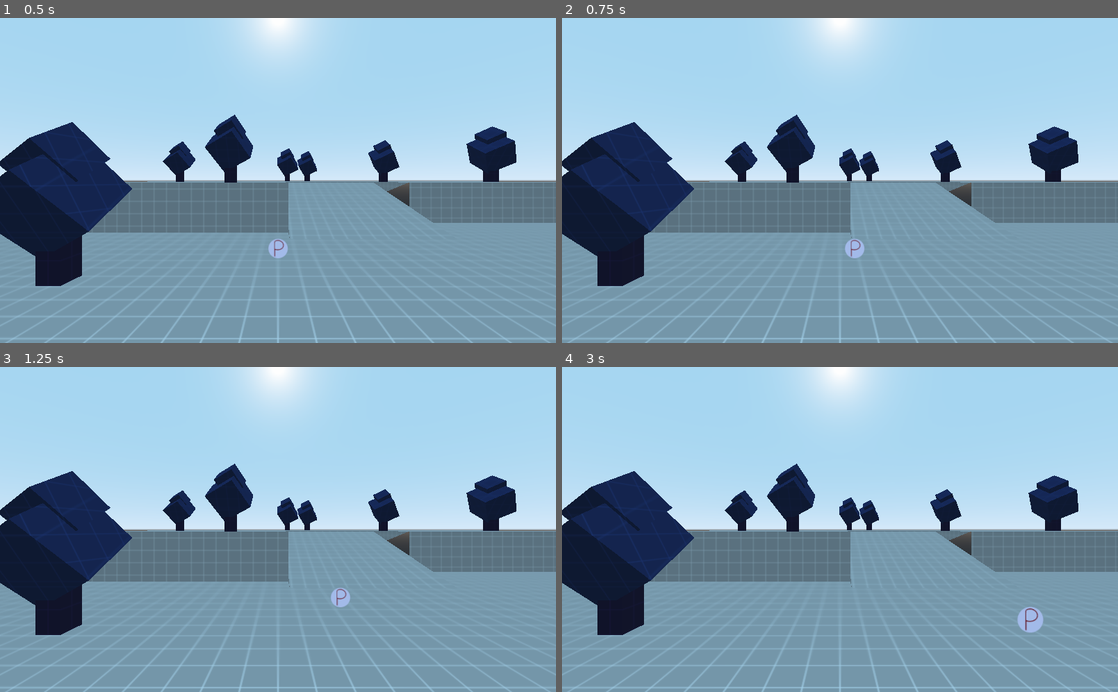
Above: before the commit, frames 1-4 (two rows, left to right).
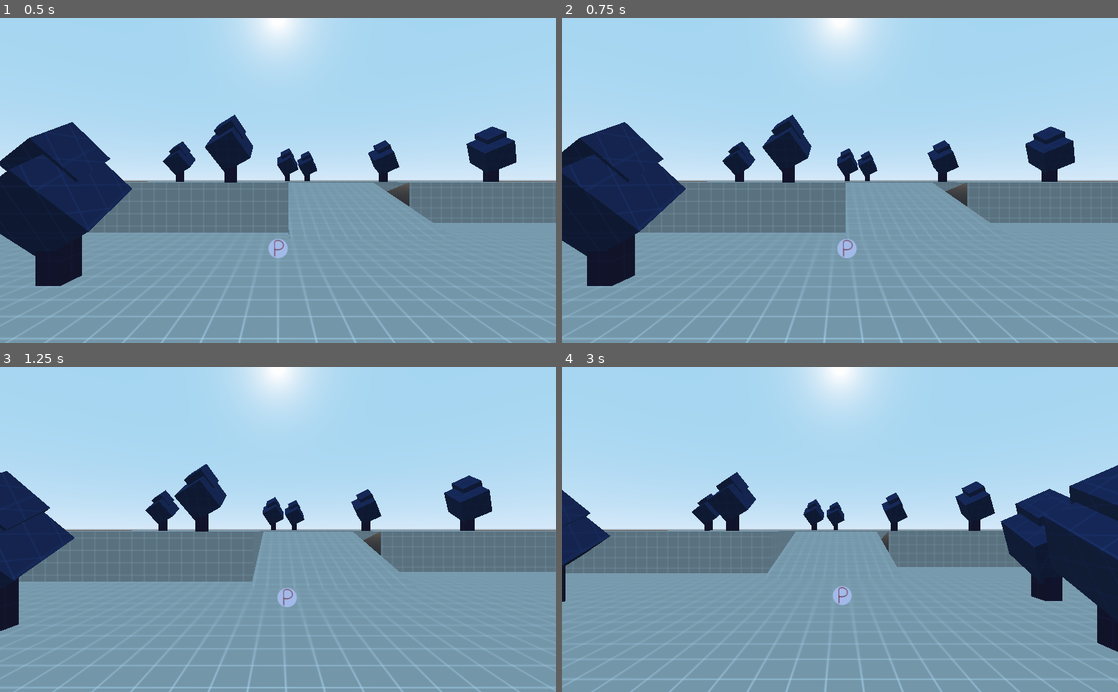
Above: after the commit, the same moments.

Repository: jaclynonacloud/gamejam-pocket-horrors
Game: Godot game, scene res://scenes/Game.tscn
The game is run twice, just before and just after one commit, with the same random seed, the same clock (stepped at 60 frames per second) and the same inputs.
Inputs:
- Up to frame 1 (0.5 s): no input
- Up to frame 2 (0.75 s): tap Enter at 0.5 s; hold D (move_right) from 0.53 s (still down)
- Up to frame 3 (1.25 s): keep holding D (move_right)
- Up to frame 4 (3 s): release D (move_right) at 1.28 s; hold Down (move_down) 1.28-2.03 s; hold D (move_right) 2.03-2.78 s; hold W (move_up) from 2.78 s (still down)

Frame 1 is identical in both runs. In frame 2, 4.4% of the frame differs, in the area x 0-100%, y 29-100%; in frame 3, 15%; in frame 4, 24%.

Commit message:
Added game camera and tracking.

Diff:
--- a/scenes/Game.tscn
+++ b/scenes/Game.tscn
@@ -1,9 +1,10 @@
-[gd_scene load_steps=7 format=2]
+[gd_scene load_steps=8 format=2]
 
 [ext_resource path="res://materials/DebugMaterial.tres" type="Material" id=1]
 [ext_resource path="res://scenes/objects/tree/Tree.tscn" type="PackedScene" id=2]
 [ext_resource path="res://scenes/Game.gd" type="Script" id=3]
 [ext_resource path="res://scenes/entities/player/Player.tscn" type="PackedScene" id=4]
+[ext_resource path="res://scenes/objects/game_camera/GameCamera.tscn" type="PackedScene" id=5]
 
 [sub_resource type="NavigationMesh" id=1]
 vertices = PoolVector3Array( 0.900002, 4.25356, -36.4085, 2.1, 4.25356, -36.1085, 4.5, 4.25356, -37.6085, 4.8, 4.25356, …(10553 unchanged characters)…
@@ -114,5 +115,5 @@
 [node name="Player" parent="." instance=ExtResource( 4 )]
 move_slide = 0.35
 
-[node name="Camera" type="Camera" parent="."]
-transform = Transform( 1, 0, 0, 0, 1, 0, 0, 0, 1, 1.90735e-06, 4.18499, 12.141 )
+[node name="GameCamera" parent="." instance=ExtResource( 5 )]
+target_path = NodePath("../Player")
--- /dev/null
+++ b/scenes/objects/game_camera/GameCamera.gd
@@ -0,0 +1,12 @@
+extends Spatial
+
+export var target_path:NodePath
+export (float, 0.0, 1.0, 0.01) var camera_slide:float = 0.15
+
+onready var target:Spatial = get_node(target_path)
+
+
+func _process(delta):
+	# if we have a target node, move toward it
+	if target != null:
+		translation = translation.linear_interpolate(target.translation, camera_slide)
--- /dev/null
+++ b/scenes/objects/game_camera/GameCamera.tscn
@@ -0,0 +1,9 @@
+[gd_scene load_steps=2 format=2]
+
+[ext_resource path="res://scenes/objects/game_camera/GameCamera.gd" type="Script" id=1]
+
+[node name="GameCamera" type="Spatial"]
+script = ExtResource( 1 )
+
+[node name="Camera" type="Camera" parent="."]
+transform = Transform( 1, 0, 0, 0, 1, 0, 0, 0, 1, 1.90735e-06, 4.18499, 12.141 )
Not shown, changed: README.md
